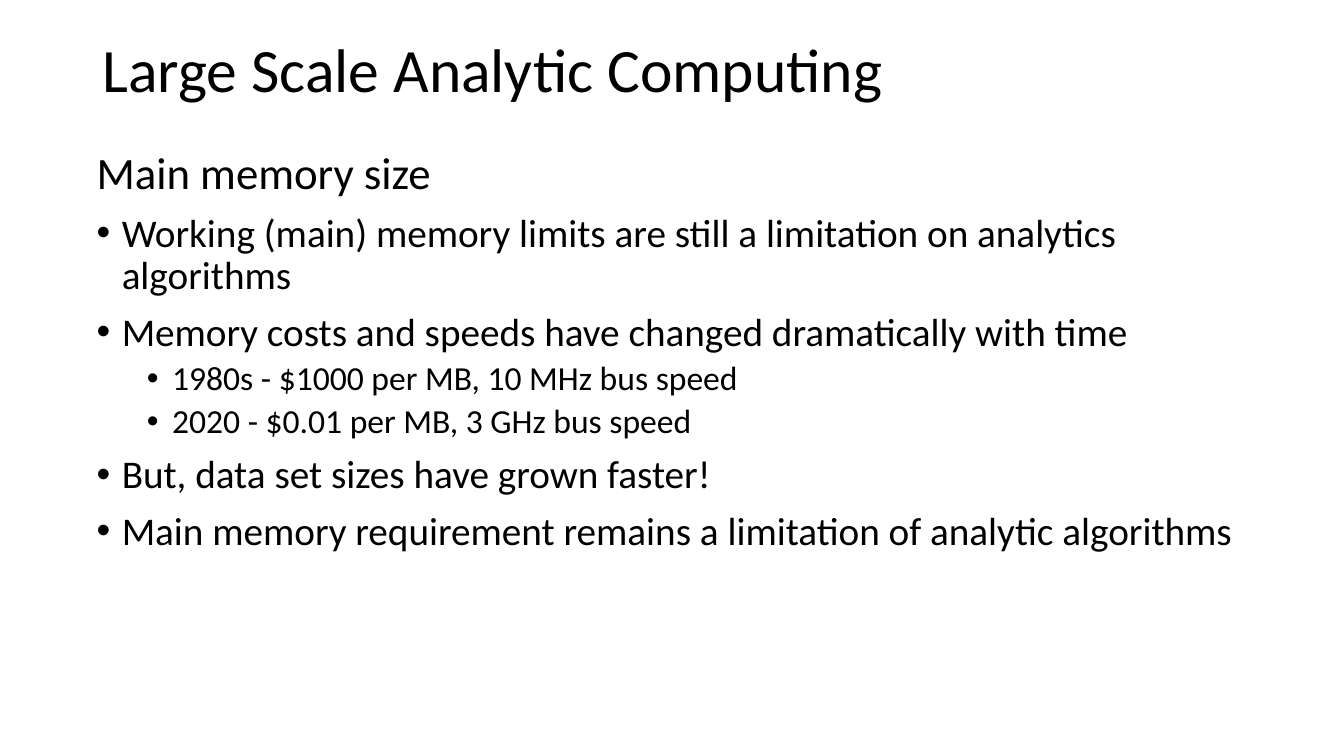
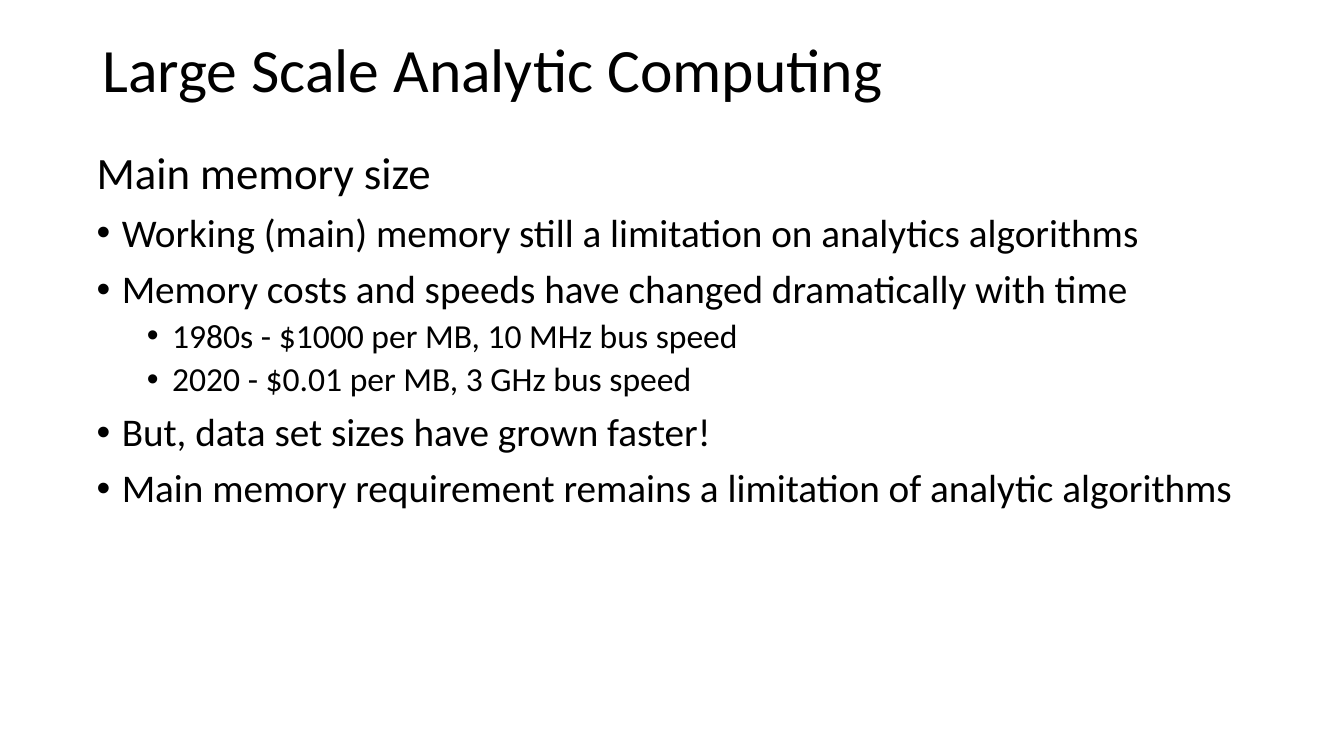
Before and after one commit to StephenElston/CSCI-E-108, a slide deck: slide 8 of slides/2_BigDataComputing.pptx. Drawn at 1344x756 pixels with LibreOffice and Linux fonts; fonts in the diff are those of the drawing. Boxes give left, top, right and bottom in pixels: in the first picture for what was removed or moved away, otherwise in the second. Text is boxed around its words. In the diff, an @@ line names an element or a change of style, - is before the commit and + after.

```diff
--- a/slides/2_BigDataComputing.pptx
+++ b/slides/2_BigDataComputing.pptx
@@ text at [122, 218, 1138, 254]: text changed @@
-• Working (main) memory limits are still a limitation on analytics algorithms
+• Working (main) memory still a limitation on analytics algorithms
```
Also in this commit, not shown: 4 other slides changed, 1 other file.
